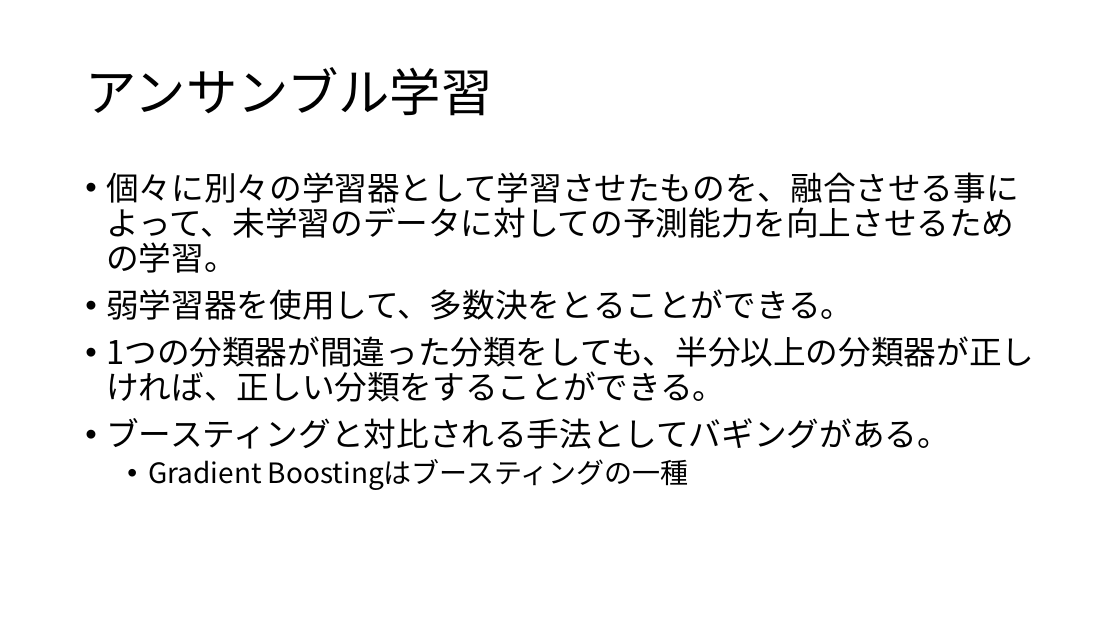
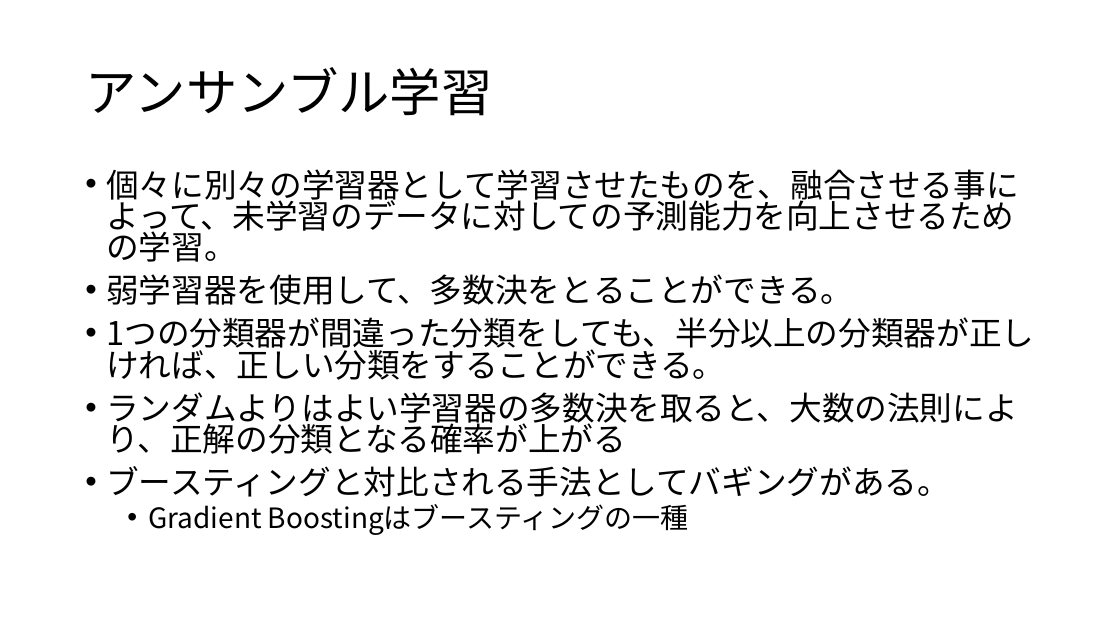
Before and after one commit to tsuchiyatoshio/team, a slide deck: slide 3 of matsuoka/3.3 Lightgbm/LightGBM.pptx. Drawn at 1120x630 pixels with LibreOffice and Linux fonts; fonts in the diff are those of the drawing. Boxes give left, top, right and bottom in pixels: in the first picture for what was removed or moved away, otherwise in the second. Text is boxed around its words. In the diff, an @@ line names an element or a change of style, - is before the commit and + after.

```diff
--- a/matsuoka/3.3 Lightgbm/LightGBM.pptx
+++ b/matsuoka/3.3 Lightgbm/LightGBM.pptx
@@ text at <box>106,169,1034,535</box>: line spacing 0.9 to 0.8 @@
@@ text at <box>106,392,1017,454</box>: paragraph added @@
+• ランダムよりはよい学習器の多数決を取ると、大数の法則により、正解の分類となる確率が上がる
```
Also in this commit, not shown: 1 other slide changed, 1 slide added, 3 other files.
